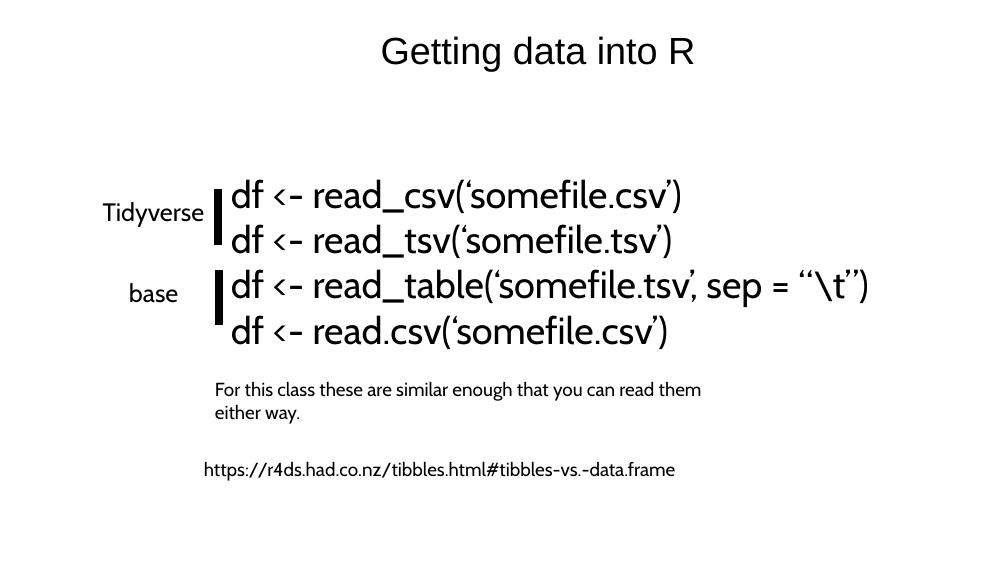
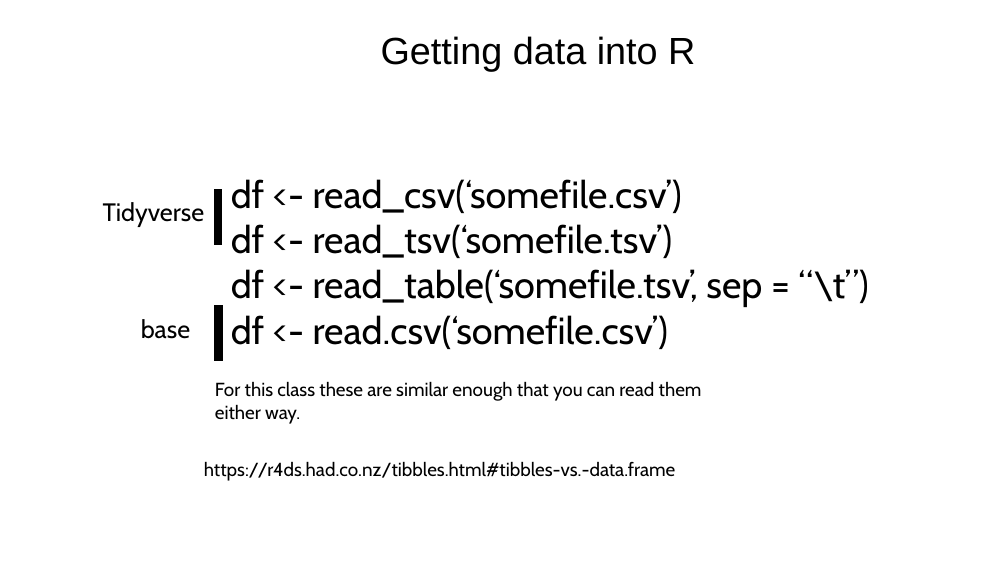
Before and after one commit to jraab/GNET749_RNAseq, a slide deck: slide 21 of lectures/2025_GNET749_Lecture1.pptx (slide 19 before the commit). Drawn at 1008x567 pixels with LibreOffice and Linux fonts; fonts in the diff are those of the drawing. Boxes give left, top, right and bottom in pixels: in the first picture for what was removed or moved away, otherwise in the second. Text is boxed around its words. In the diff, an @@ line names an element or a change of style, - is before the commit and + after.

```diff
--- a/lectures/2025_GNET749_Lecture1.pptx
+++ b/lectures/2025_GNET749_Lecture1.pptx
@@ text "base": place and size @@
-text "base" at <box>129,283,178,303</box>
+text "base" at <box>141,319,190,339</box>
@@ line moved from (219, 325) - (219, 270) to (219, 361) - (219, 306) @@
```
Also in this commit, not shown: 12 other slides changed, 3 slides added, 1 slide removed, 1 other file.
